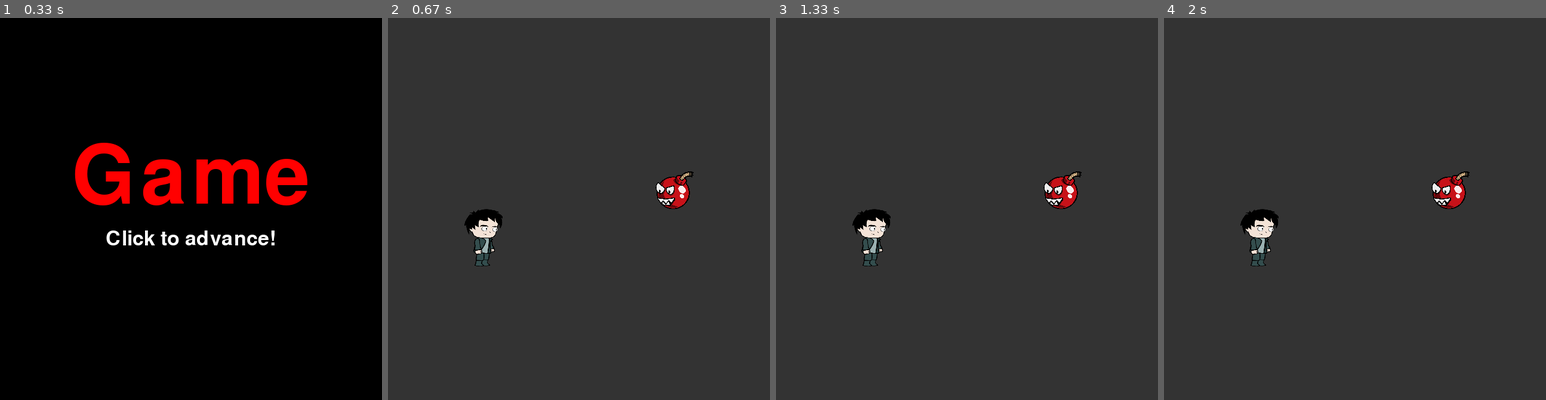
Above: before the commit, frames 1-4 (left to right).
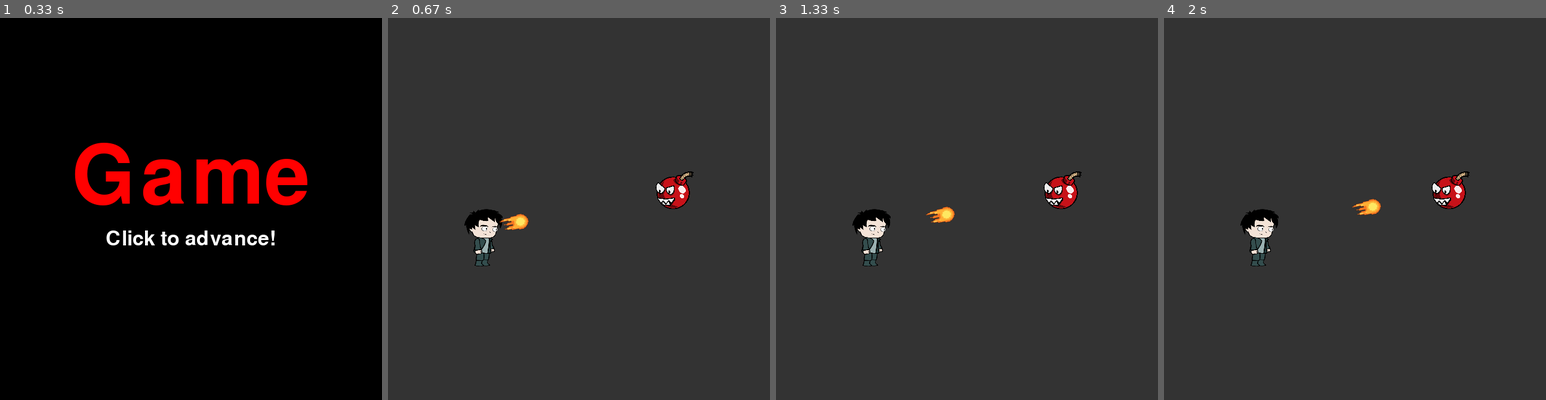
Above: after the commit, the same moments.

Repository: VagishVela/project-pygames
Game: pygame game, started from main.py
Two runs of this game, one before a commit and one after it. Both use one fixed random seed, a clock stepped at 60 frames per second and the inputs below.
Inputs (mouse positions are in pixels of both pictures, inside the frame that each line leads up to):
- Up to frame 1 (0.33 s): no input
- Up to frame 2 (0.67 s): click (579, 209) at 0.38 s
- Up to frame 3 (1.33 s): no input
- Up to frame 4 (2 s): no input

Frame 1 is identical in both runs. In frame 2, 0.2% of the frame differs, in the area x 29-37%, y 51-56%; in frame 3, 0.2%; in frame 4, 0.2%.

Commit message:
Added projectile

Diff:
--- a/game/views/battle.py
+++ b/game/views/battle.py
@@ -1,9 +1,10 @@
 """ Implements the Battle view """
 
 import pygame
-from game.helper import Text, Button
-
+from pygame import Surface
+from pygame.sprite import Sprite
 from views import View
+import math
 
 
 class Battle(View):
@@ -31,9 +32,11 @@
             "health": 70,
         }
         self.projectiles = []
+        self.player_attack()
 
     def on_update(self):
         for event in pygame.event.get():
+            print("EVENT")
             if event.type == pygame.KEYDOWN:
                 if self.my_turn:
                     if event.key == pygame.K_a:
@@ -43,15 +46,37 @@
                         self.player_dodge()
 
 
-    def player_attck():
+    def player_attack(self):
         # play some Attack animation
-
-        pass
+        projectile_direction = (
+            self.enemy_pos[0] - self.player_pos[0],
+            self.enemy_pos[1] - self.player_pos[1],
+        )
+        self.projectiles.append(Projectile(self.player_pos, projectile_direction))
 
     def on_draw(self):
         self.screen.fill("#333333")
         self.screen.blit(self.player_image, (self.player_pos[0], self.player_pos[1]))
         self.screen.blit(self.enemy_image, (self.enemy_pos[0], self.enemy_pos[1]))
+        for projectile in self.projectiles:
+            projectile.update()
+            projectile.draw(self.screen)
 
     def on_click(self):
         pass
+
+class Projectile(Sprite):
+    def __init__(self, pos: tuple[int, int] | list[int, int], direction: tuple[int, int]) -> None:
+        self.x, self.y = pos
+        self.direction = direction
+        self.speed = 5
+        self.image = pygame.transform.rotozoom(
+            pygame.image.load("assets/fireball_1.png"),
+            -math.degrees(math.atan2(self.direction[1], self.direction[0])),
+            1.5
+        )
+    def update(self):
+        self.x += self.direction[0] * self.speed * 0.001
+        self.y += self.direction[1] * self.speed * 0.001
+    def draw(self, screen: Surface):
+        screen.blit(self.image, (self.x, self.y))
Binary file added: assets/fireball_1.png
Binary file added: assets/fireball_2.png
Binary file added: assets/fireball_3.png
Binary file added: assets/fireball_4.png
Binary file added: assets/fireball_5.png
